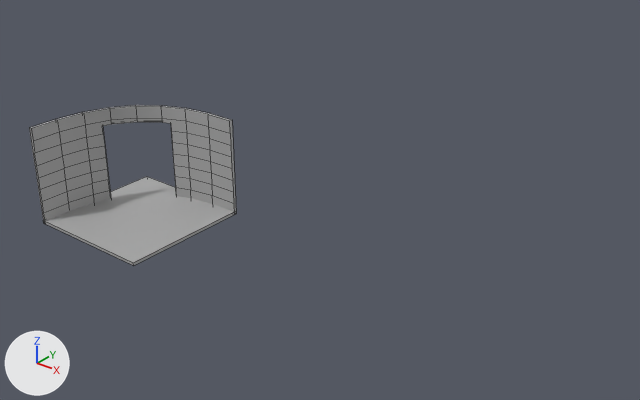
A saved change to the FBX model UnityProjects/House of Healing/Assets/_Project/Art/Models/structure_doorcurved.fbx.
Both versions are drawn from a 50 mm lens placed at (10.88, -16.07, 12.01), pointed at (-2.64, 0.82, 1.54). Lighting does not change. The marker at lower left points along +X, +Y and +Z. The older version comes first. Mesh edges are drawn as thin lines. Where no turn or scale is listed for an object, it has been applied to the vertices.

In view in the first picture: 'doorcurved_floor', 'doorcurved_wall'.
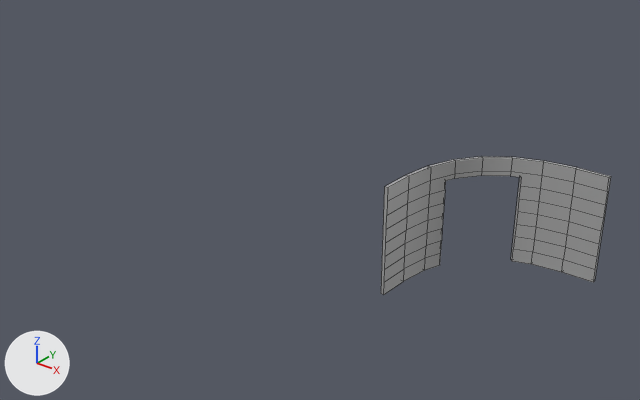
Boxes [x1, y1, x2, y2] around the edits, measured in the pictures (640 x 400 px):
'doorcurved_wall', reshaped, moved (21% wider, 54% taller): before [44, 176, 234, 266]; after [381, 156, 611, 295]
'doorcurved_floor', deleted: before [29, 105, 236, 224]

Diff of the bpy script that builds the scene:
```diff
--- a/UnityProjects/House of Healing/Assets/_Project/Art/Models/structure_doorcurved.fbx.py
+++ b/UnityProjects/House of Healing/Assets/_Project/Art/Models/structure_doorcurved.fbx.py
@@ me_mesh @@
 # used by ob_doorcurved_wall; location = (-10.0, -3.0, 0.0)
-me_mesh.from_pydata(...)  # 8 vertices, 6 faces; spans x 0.0..4.0, y 0.0..4.0, z 0.0..0.1
+me_mesh.from_pydata(...)  # 101 vertices, 79 faces; spans x 0.0..4.0, y 0.0..4.0, z 0.0..3.0
+# me_mesh part 1
+# 6 vertices are removed from x 0.0..4.0, y 0.0..4.0, z 0.0..0.1
+# 6 faces are deleted
+# 58 vertices are added at x 0.0..4.0, y 0.0..4.0, z 0.0..3.0
+# 32 new vertices lie (0.0, 0.0, 0.38) away from vertices in x 0.1..4.0, y 0.0..3.9, z 0.0..2.62
+# 9 new vertices lie (0.0, 0.0, -0.37) away from vertices in x 0.1..4.0, y 0.0..3.9, z 0.37..2.62
+# 79 new faces join them
 me_mesh.materials.append(mat_standardsurface1)
@@ ob_doorcurved_floor @@
-ob_doorcurved_floor = bpy.data.objects.new('doorcurved_floor', me_mesh_001)
-ob_doorcurved_floor.location = (-10.0, -3.0, 0.0)
@@ ob_doorcurved_wall @@
 ob_doorcurved_wall = bpy.data.objects.new('doorcurved_wall', me_mesh)
-ob_doorcurved_wall.location = (-10.0, -3.0, 0.0)
+ob_doorcurved_wall.location = (0.0, 0.0, 0.0)
```
